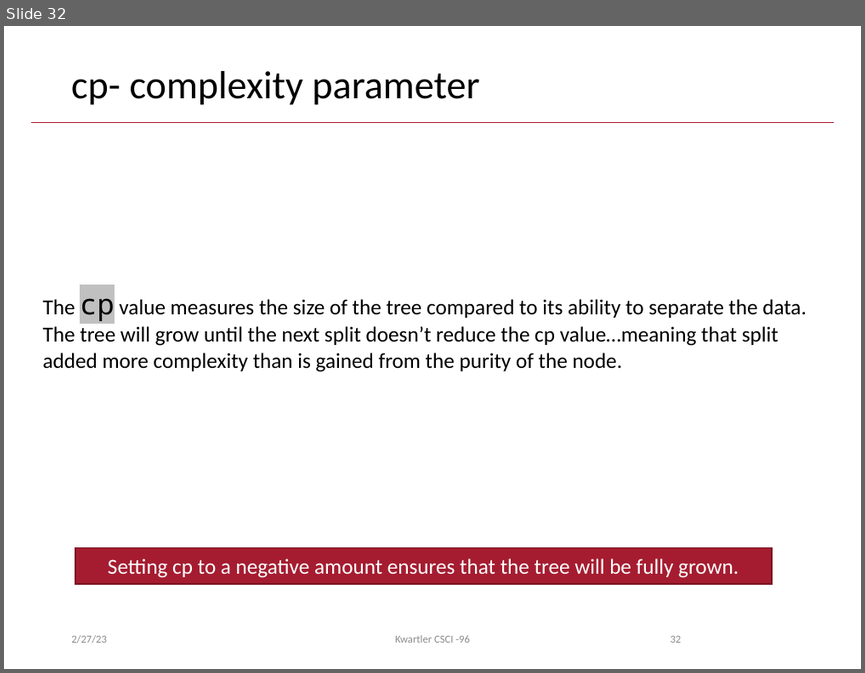
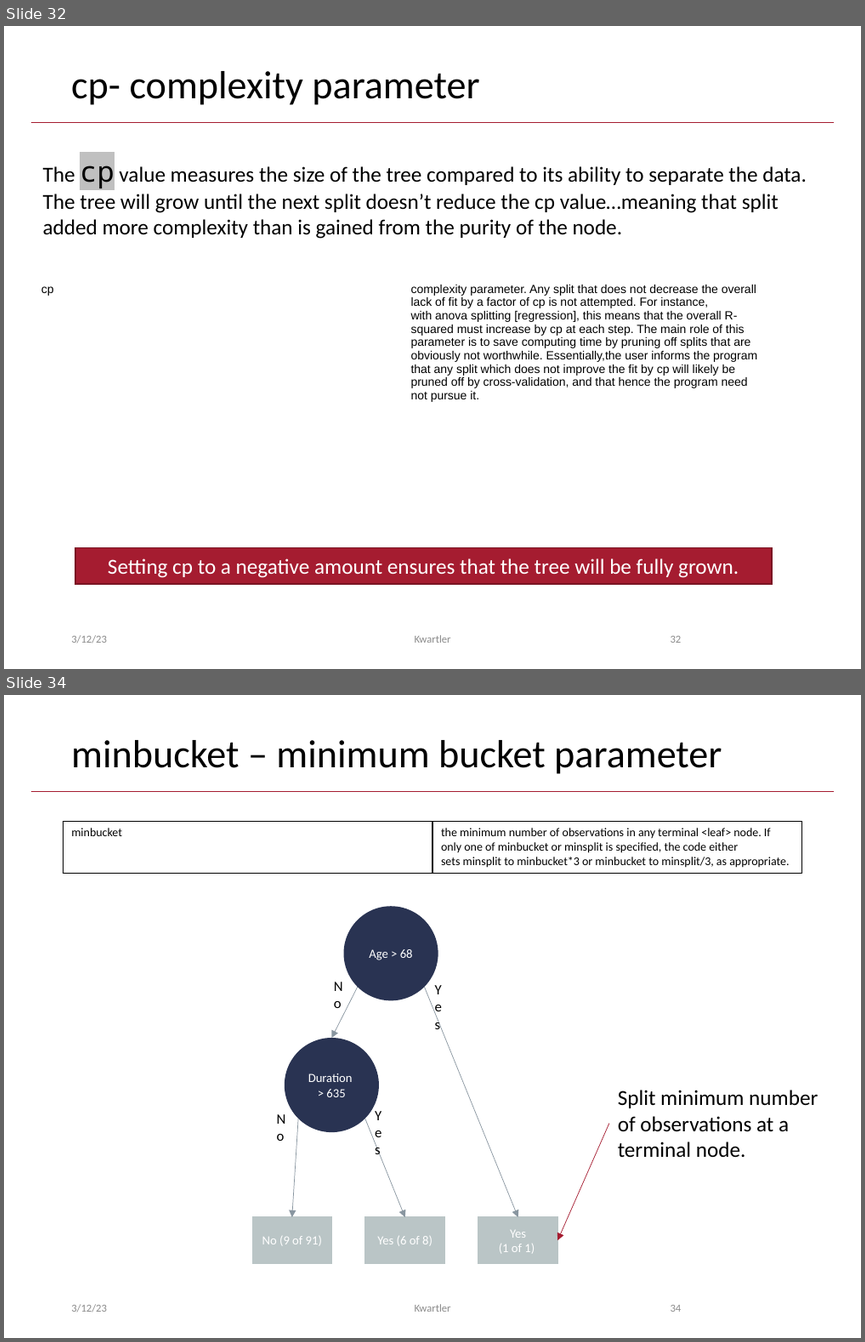
Before and after one commit to kwartler/Hult_Visualizing-Analyzing-Data-with-R, a slide deck: DD1/F_Mar13/A_Decision Trees.pptx. Shown one above the other, each under a label of ours: slide 32 before the commit, slides 32 and 34 after it; the slides between them are not shown. The pictures are 865x673 and 865x1342 pixels, drawn with LibreOffice and Linux fonts; fonts in the diff are those of the drawing. Boxes give left, top, right and bottom in pixels: in the first picture for what was removed or moved away, otherwise in the second. Text is boxed around its words. In the diff, an @@ line names an element or a change of style, - is before the commit and + after.

```diff
--- a/DD1/F_Mar13/A_Decision Trees.pptx
+++ b/DD1/F_Mar13/A_Decision Trees.pptx
@@ slide 34 added at [4,695,861,1338], background #FFFFFF; not listed: 1 template element that a slide beside it also shows @@
@@ title added at [71,740,721,774], 33 pt, text #000000 @@
+minbucket – minimum bucket parameter
@@ table added at [64,821,801,873], 1 rows, 2 columns @@
+minbucket | the minimum number of observations in any terminal <leaf> node. If only one of minbucket or minsplit is specified, the code either sets minsplit to minbucket*3 or minbucket to minsplit/3, as appropriate.
@@ text added at [618,1089,817,1157], 18 pt, text #000000 @@
+Split minimum number of observations at a terminal node.
@@ group added at [252,906,557,1263]: 4 arrows, 4 texts, 3 rectangles, 2 ellipses @@
+Age > 68
+Duration > 635
+No (9 of 91)
+Yes (6 of 8)
+Yes
+(1 of 1)
+Yes
+Yes
+No
+No
@@ arrow added from (609, 1123) to (557, 1240), #A51C30 0.5 pt @@
@@ text added at [71,1304,107,1312], 9 pt, text #8C8C8C @@
+3/12/23
@@ text added at [415,1304,451,1311], 9 pt, text #8C8C8C @@
+Kwartler
@@ page number added at [670,1304,681,1311], 9 pt, text #8C8C8C @@
+34
@@ slide 32 changed as well @@
@@ text "The cp value measures the ...": place and size @@
-text "The cp value measures the ..." at [43,298,806,372]
+text "The cp value measures the ..." at [43,165,806,238]
@@ table added at [33,278,772,405], 1 rows, 2 columns @@
+cp | complexity parameter. Any split that does not decrease the overall lack of fit by a factor of cp is not attempted. For instance, with anova splitting [regression], this means that the overall R-squared must increase by cp at each step. The main role of this parameter is to save computing time by pruning off splits that are obviously not worthwhile. Essentially,the user informs the program that any split which does not improve the fit by cp will likely be pruned off by cross-validation, and that hence the program need not pursue it.
@@ text at [71,635,107,643]: text changed @@
-2/27/23
+3/12/23
@@ text at [415,635,451,642]: text changed @@
-Kwartler CSCI -96
+Kwartler
```
Also in this commit, not shown: 33 other slides changed, 1 other slide added.
